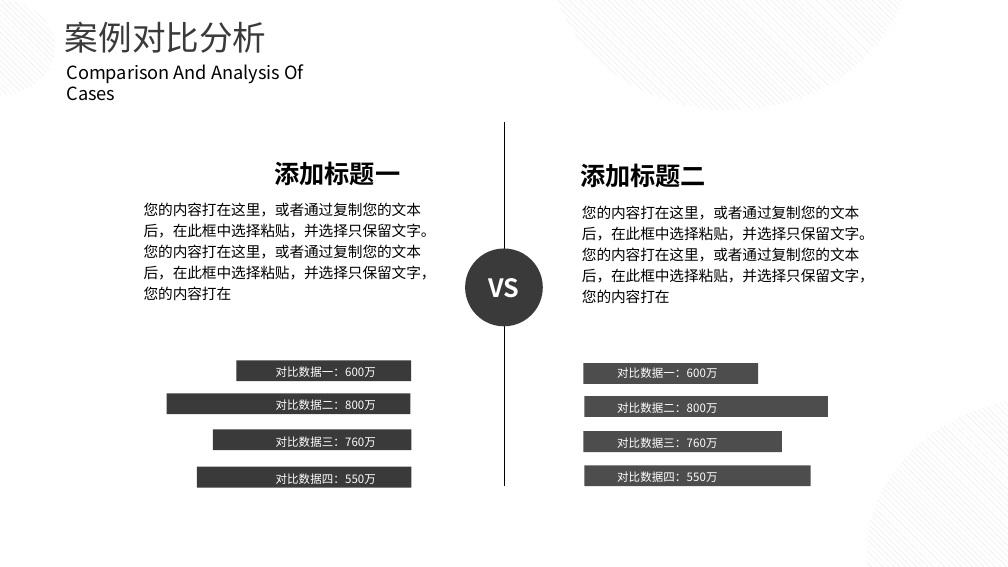
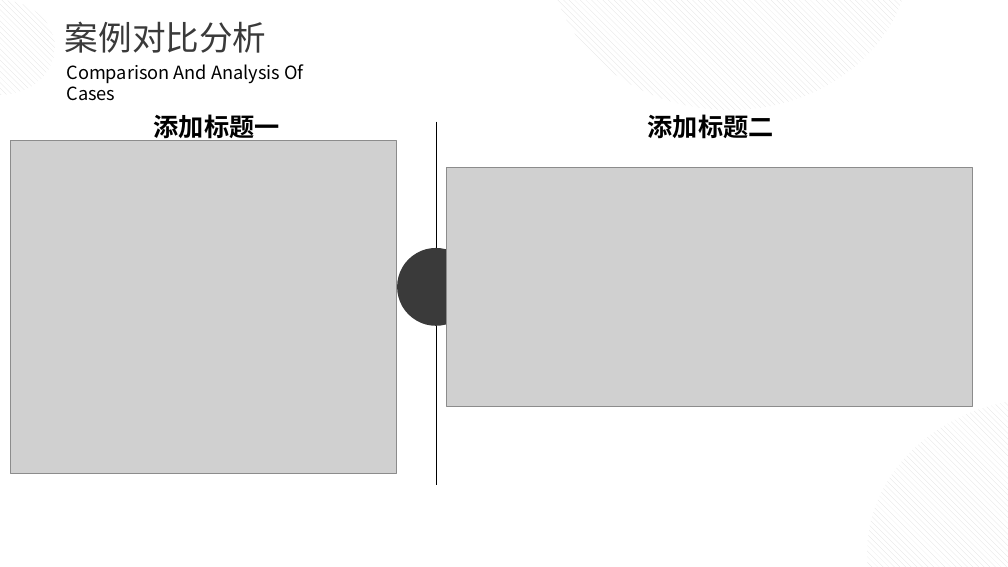
Before and after one commit to JannLeo/Summary-of-learning-experience, a slide deck: slide 12 of master/Modern Industry Practice/Phase2/毕业答辩 (09)---.pptx. Drawn at 1008x567 pixels with LibreOffice and Linux fonts; fonts in the diff are those of the drawing; grey boxes stand for pictures. Boxes give left, top, right and bottom in pixels: in the first picture for what was removed or moved away, otherwise in the second. Text is boxed around its words. In the diff, an @@ line names an element or a change of style, - is before the commit and + after.

```diff
--- a/master/Modern Industry Practice/Phase2/毕业答辩 (09)---.pptx
+++ b/master/Modern Industry Practice/Phase2/毕业答辩 (09)---.pptx
@@ text "添加标题一" moved from (x1=274, y1=161, x2=400, y2=186) to (x1=154, y1=114, x2=280, y2=142) @@
@@ text "添加标题二" moved from (x1=580, y1=163, x2=706, y2=188) to (x1=648, y1=114, x2=774, y2=139) @@
@@ picture added at (x1=11, y1=141, x2=396, y2=474) @@
@@ line moved from (504, 122) - (504, 486) to (436, 122) - (436, 485) @@
@@ picture added at (x1=447, y1=167, x2=973, y2=406) @@
@@ text removed at (x1=144, y1=202, x2=436, y2=301) @@
-您的内容打在这里，或者通过复制您的文本后，在此框中选择粘贴，并选择只保留文字。您的内容打在这里，或者通过复制您的文本后，在此框中选择粘贴，并选择只保留文字，您的内容打在
@@ text removed at (x1=582, y1=205, x2=874, y2=303) @@
-您的内容打在这里，或者通过复制您的文本后，在此框中选择粘贴，并选择只保留文字。您的内容打在这里，或者通过复制您的文本后，在此框中选择粘贴，并选择只保留文字，您的内容打在
@@ ellipse moved from (x1=465, y1=249, x2=542, y2=327) to (x1=397, y1=248, x2=475, y2=326) @@
@@ text in ellipse at (x1=488, y1=278, x2=519, y2=298): text removed @@
-VS
@@ group removed at (x1=166, y1=360, x2=411, y2=488): 4 rectangles, 4 texts @@
-对比数据一：600万
-对比数据二：800万
-对比数据三：760万
-对比数据四：550万
@@ group removed at (x1=584, y1=363, x2=829, y2=487): 4 rectangles, 4 texts @@
-对比数据一：600万
-对比数据二：800万
-对比数据三：760万
-对比数据四：550万
```
Also in this commit, not shown: 10 other files.
